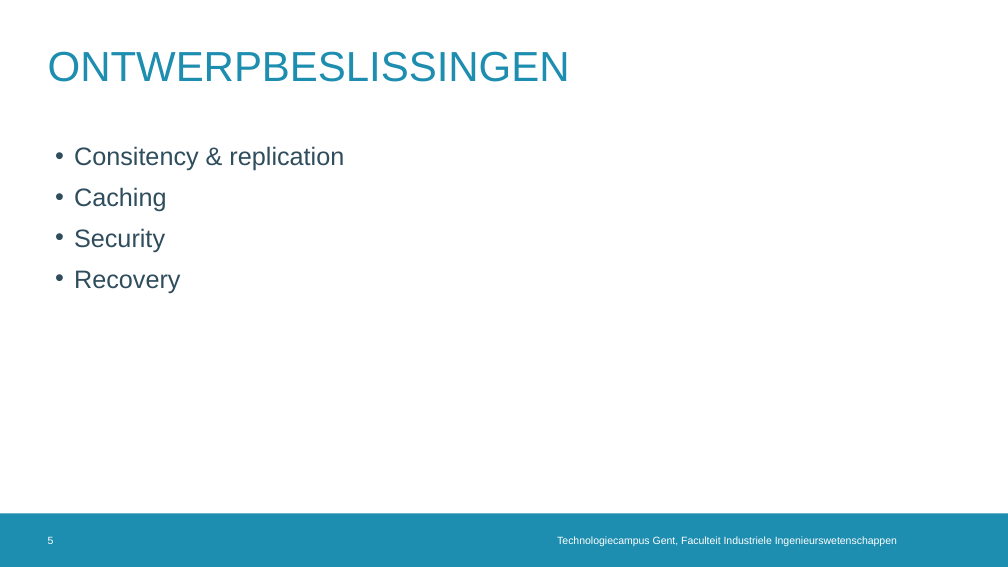
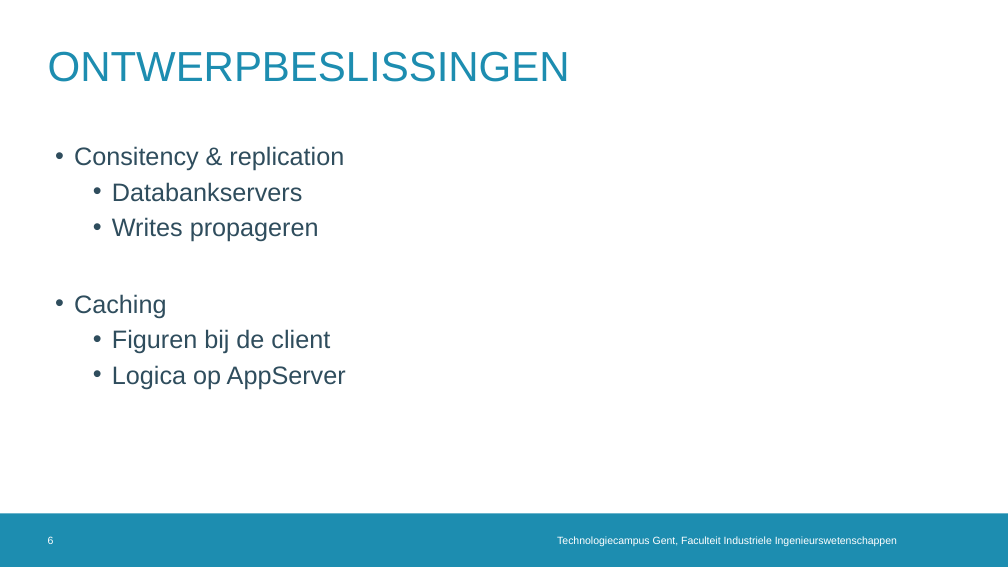
Before and after one commit to Pieterism/UNO, a slide deck: slide 6 of Documents/presentatie UNO.pptx (slide 5 before the commit). Drawn at 1008x567 pixels with LibreOffice and Linux fonts; fonts in the diff are those of the drawing; background and template pictures are left out. Boxes give left, top, right and bottom in pixels: in the first picture for what was removed or moved away, otherwise in the second. Text is boxed around its words. In the diff, an @@ line names an element or a change of style, - is before the commit and + after.

```diff
--- a/Documents/presentatie UNO.pptx
+++ b/Documents/presentatie UNO.pptx
@@ text at [112, 182, 319, 242]: paragraphs added @@
+  • Databankservers
+  • Writes propageren
@@ text at [112, 329, 346, 389]: text changed @@
-• Security
-• Recovery
+  • Figuren bij de client
+  • Logica op AppServer
@@ page number at [48, 536, 54, 544]: text changed @@
-5
+6
```
Also in this commit, not shown: 3 other slides changed, 2 slides added.
